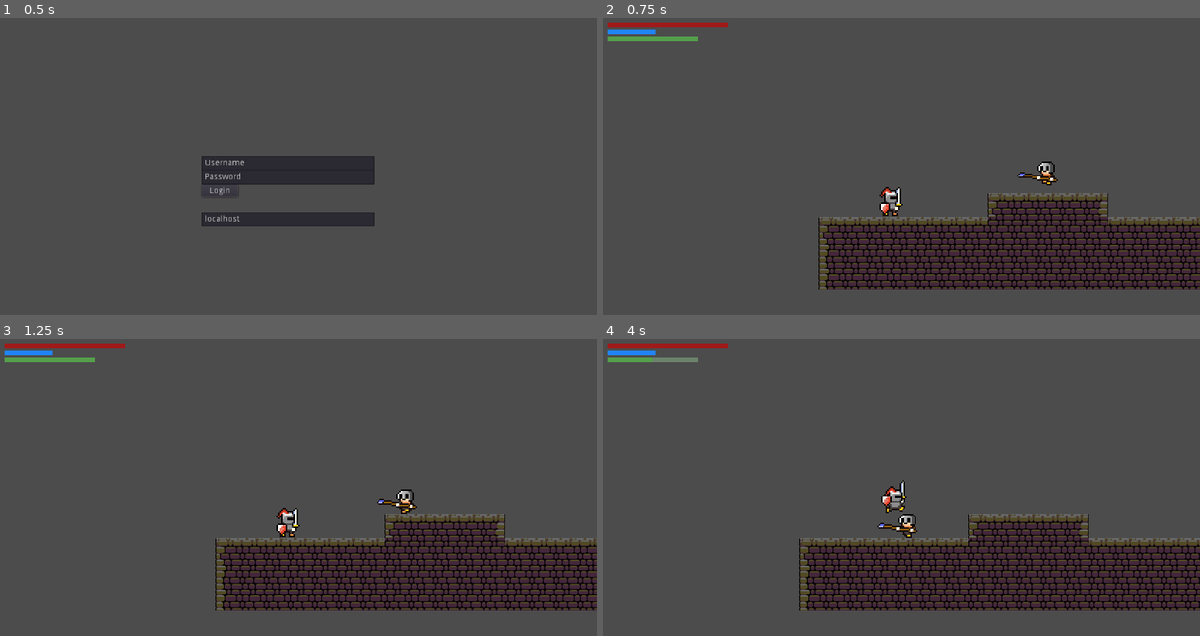
Above: before the commit, frames 1-4 (two rows, left to right).
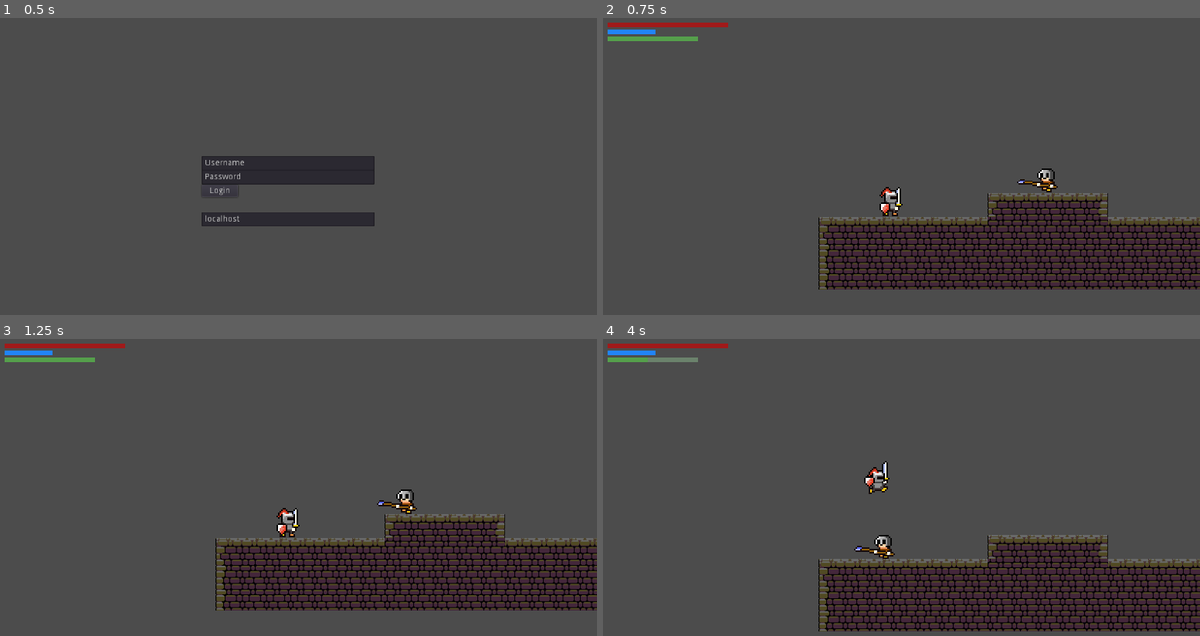
Above: after the commit, the same moments.

Repository: dim35/CEN3031-Project
Game: Godot game, scene res://screens/login_screen/login_screen.tscn
Two runs of this game, one before a commit and one after it. Both use one fixed random seed, a clock stepped at 60 frames per second and the inputs below.
Inputs:
- Up to frame 1 (0.5 s): no input
- Up to frame 2 (0.75 s): click "Login" at 0.5 s
- Up to frame 3 (1.25 s): no input
- Up to frame 4 (4 s): hold D (move_right) 1.28-2.03 s; hold X (attack) 1.28-2.03 s; tap Up (jump) at 1.52, 2.27, 3.77 s; hold A (move_left) 2.03-2.78 s; tap X (attack) at 2.1, 3.6 s; hold X (attack) 2.78-3.53 s; hold D (move_right) from 2.78 s (still down)

Frame 1 is identical in both runs. In frame 2, 0.3% of the frame differs, in the area x 69-77%, y 48-59%; in frame 3, 0.1%; in frame 4, 19%, in the area x 7-100%, y 6-99%.

Commit message:
Inheritance hotfixes. Proper scene inheritance a work in progress.

Diff:
--- a/entity_scenes/AnimatedEntity.gd
+++ b/entity_scenes/AnimatedEntity.gd
@@ -3,20 +3,20 @@
 
 
 # Var instead of const to allow player leveling and mob scaling
-var MAX_HEALTH = 200
-var MAX_MANA = 80
-var MAX_STAMINA = 150
-var MAX_DEFENSE = 300
-var MAX_SPEED = 150
+var MAX_HEALTH = 100
+var MAX_MANA = 100
+var MAX_STAMINA = 100
+var MAX_DEFENSE = 100
+var MAX_SPEED = 100
 
 
 # Current values as opposed to maxima
 var velocity = Vector2()
-var health = 100
-var mana = 100
-var stamina = 100
-var defense = 100
-var speed = 100
+var health = MAX_HEALTH
+var mana = MAX_MANA
+var stamina = MAX_STAMINA
+var defense = MAX_DEFENSE
+var speed = MAX_SPEED
 
 
 const UP_DIRECTION = Vector2(0, -1)
@@ -27,6 +27,8 @@
 func _physics_process(delta):
 	velocity.y += GRAVITY
 	velocity.x = 0
+	# Updates player's movement based on their velocity
+	velocity = move(velocity)
 	pass
 
 
--- a/entity_scenes/AnimatedEntity.tscn
+++ b/entity_scenes/AnimatedEntity.tscn
@@ -17,7 +17,13 @@
 radius = 10.0
 height = 20.0
 
-[node name="AnimatedEntity" type="KinematicBody2D"]
+[sub_resource type="CapsuleShape2D" id=3]
+
+custom_solver_bias = 0.0
+radius = 10.0
+height = 20.0
+
+[node name="AnimatedEntity" type="KinematicBody2D" index="0"]
 
 input_pickable = false
 collision_layer = 1
@@ -34,3 +40,17 @@
 
 shape = SubResource( 2 )
 _sections_unfolded = [ "Material", "Pause", "Transform", "Visibility", "Z Index" ]
+
+[node name="Area2D" type="Area2D" parent="." index="2"]
+
+input_pickable = true
+gravity_vec = Vector2( 0, 1 )
+gravity = 98.0
+linear_damp = 0.1
+angular_damp = 1.0
+audio_bus_override = false
+audio_bus_name = "Master"
+
+[node name="CollisionShape2D" type="CollisionShape2D" parent="Area2D" index="0"]
+
+shape = SubResource( 3 )
--- /dev/null
+++ b/entity_scenes/ControllableEntity.gd
@@ -0,0 +1,5 @@
+extends "res://entity_scenes/AnimatedEntity.gd"
+
+
+func _physics_process(delta):
+	pass
--- /dev/null
+++ b/entity_scenes/ControllableEntity.tscn
@@ -0,0 +1,33 @@
+[gd_scene load_steps=3 format=2]
+
+[ext_resource path="res://entity_scenes/AnimatedEntity.tscn" type="PackedScene" id=1]
+[ext_resource path="res://entity_scenes/ControllableEntity.gd" type="Script" id=2]
+
+[node name="ControllableEntity" instance=ExtResource( 1 )]
+
+script = ExtResource( 2 )
+
+[node name="Camera" type="Camera2D" parent="." index="3"]
+
+anchor_mode = 1
+rotating = false
+current = true
+zoom = Vector2( 0.8, 0.8 )
+limit_left = -10000000
+limit_top = -10000000
+limit_right = 10000000
+limit_bottom = 10000000
+limit_smoothed = false
+drag_margin_h_enabled = true
+drag_margin_v_enabled = true
+smoothing_enabled = false
+smoothing_speed = 5.0
+offset_v = 0.0
+offset_h = 0.0
+drag_margin_left = 0.2
+drag_margin_top = 0.2
+drag_margin_right = 0.2
+drag_margin_bottom = 0.2
+editor_draw_screen = true
+editor_draw_limits = false
+editor_draw_drag_margin = false
--- a/entity_scenes/Mob.gd
+++ b/entity_scenes/Mob.gd
@@ -8,7 +8,6 @@
 	speed = 100
 	$Animations.flip_h = true
 	update_state("walking")
-	$Animations.play()
 
 
 
--- a/entity_scenes/Player.gd
+++ b/entity_scenes/Player.gd
@@ -2,19 +2,23 @@
 
 
 
-# Other attributes
+# Stamina depletion and regen values
+var STAMINA_RUN_DEPLETION = 0.3
+var STAMINA_JUMP_DEPLETION = 8
+var STAMINA_ATTACK_DEPLETION = 0.6
+var STAMINA_IDLE_REGEN = 0.4
+
 var current_xp
-
-
-# Stamina depletion and regen constants
-const STAMINA_RUN_DEPLETION = 0.3
-const STAMINA_JUMP_DEPLETION = 8
-const STAMINA_ATTACK_DEPLETION = 0.6
-const STAMINA_IDLE_REGEN = 0.4
 
 
 # Initialize the Player entity with its attributes
 func _ready():
+	MAX_HEALTH = 200
+	MAX_MANA = 80
+	MAX_STAMINA = 150
+	MAX_DEFENSE = 300
+	MAX_SPEED = 180
+
 	health = MAX_HEALTH
 	stamina = MAX_STAMINA
 	speed = MAX_SPEED
@@ -72,8 +76,5 @@
 		update_state("idle")
 		stamina = min(stamina + STAMINA_IDLE_REGEN, MAX_STAMINA)
 
-	# Play whatever animation was set
+	# Plays whatever animation is currently set
 	$Animations.play()
-
-	# Updates player's movement based on their velocity
-	velocity = move(velocity)
Not shown: 1 places in entity_scenes/AnimatedEntity.tscn that only renumber resources
